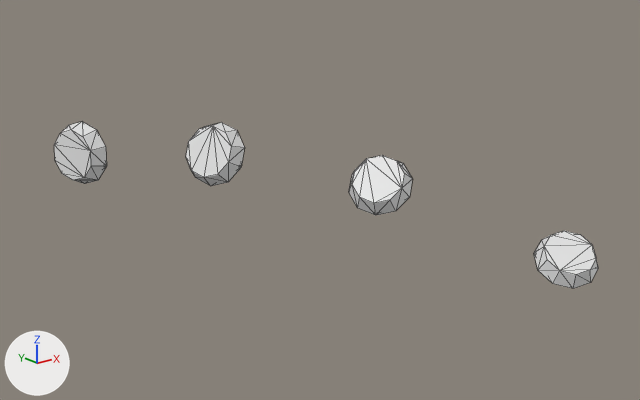
The OBJ model assets/cue/pieces/kraken/Tentacle2_2_Sucker.obj, before and after one commit.
One viewpoint serves both versions: a 50 mm lens placed at (-0.429, -0.568, 0.209), pointed at (0.013, -0.015, -0.012). The axes (+X, +Y, +Z) are drawn at lower left. The lights are the same throughout. The picture after the commit comes second. Mesh edges are drawn as thin lines. Where no turn or scale is listed for an object, it has been applied to the vertices.

In view in the first picture: 'Tentacle2_2_Sucker'.
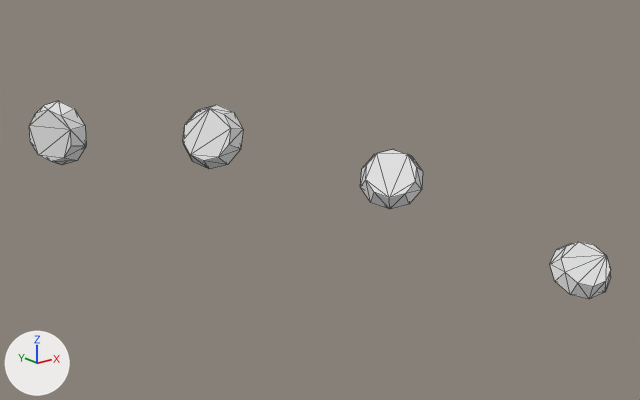
Changed parts and their boxes (x1, y1, x2, y2) in the pictures (640 x 400 px; the box of a moved part takes in the faces that stretch with it):
'Tentacle2_2_Sucker', reshaped (7% wider, 19% taller): before (54, 122, 598, 288); after (29, 101, 611, 299)
part 1 of me_tentacle2_2_sucker, moved or reshaped: before (54, 122, 107, 184); after (29, 101, 86, 165)
part 2 of me_tentacle2_2_sucker, moved or reshaped: before (186, 122, 245, 186); after (183, 105, 243, 169)
part 3 of me_tentacle2_2_sucker, moved or reshaped: before (349, 155, 412, 215); after (360, 149, 423, 209)
part 4 of me_tentacle2_2_sucker, moved or reshaped: before (534, 231, 598, 288); after (550, 242, 611, 299)

The change, as a diff of the scene's bpy script:
```diff
--- a/assets/cue/pieces/kraken/Tentacle2_2_Sucker.obj.py
+++ b/assets/cue/pieces/kraken/Tentacle2_2_Sucker.obj.py
@@ me_tentacle2_2_sucker @@
 # used by ob_tentacle2_2_sucker; location = (0.0, 0.0, 0.0)
-me_tentacle2_2_sucker.from_pydata(...)  # 80 vertices, 144 faces; spans x -0.122..0.122, y -0.222..0.222, z -0.045..0.045
+me_tentacle2_2_sucker.from_pydata(...)  # 80 vertices, 144 faces; spans x -0.145..0.145, y -0.22..0.22, z -0.061..0.061
+# me_tentacle2_2_sucker part 1: the loose piece of 20 vertices spanning x -0.122..-0.089, y 0.169..0.222, z -0.025..0.034 is turned 7.2 degrees about the z axis through its middle, then moved by (-0.021, -0.001, 0.022)
+# me_tentacle2_2_sucker part 2: the loose piece of 20 vertices spanning x -0.061..-0.023, y 0.038..0.089, z -0.006..0.045 is multiplied about its middle by the matrix ((0.992, -0.125, -0.021), (0.125, 0.992, -0.013), (0.022, 0.011, 1.0)), then moved by (-0.002, 0.0, 0.015)
+# me_tentacle2_2_sucker part 3: the loose piece of 20 vertices spanning x 0.009..0.052, y -0.092..-0.045, z -0.01..0.033 is multiplied about its middle by the matrix ((0.991, -0.128, -0.037), (0.127, 0.991, -0.035), (0.041, 0.03, 0.999)), then moved by (0.013, 0.001, 0.003)
+# me_tentacle2_2_sucker part 4: the loose piece of 20 vertices spanning x 0.078..0.122, y -0.222..-0.179, z -0.045..-0.011 is multiplied about its middle by the matrix ((0.994, -0.104, -0.039), (0.101, 0.992, -0.072), (0.047, 0.068, 0.997)), then moved by (0.022, 0.001, -0.014)
```
